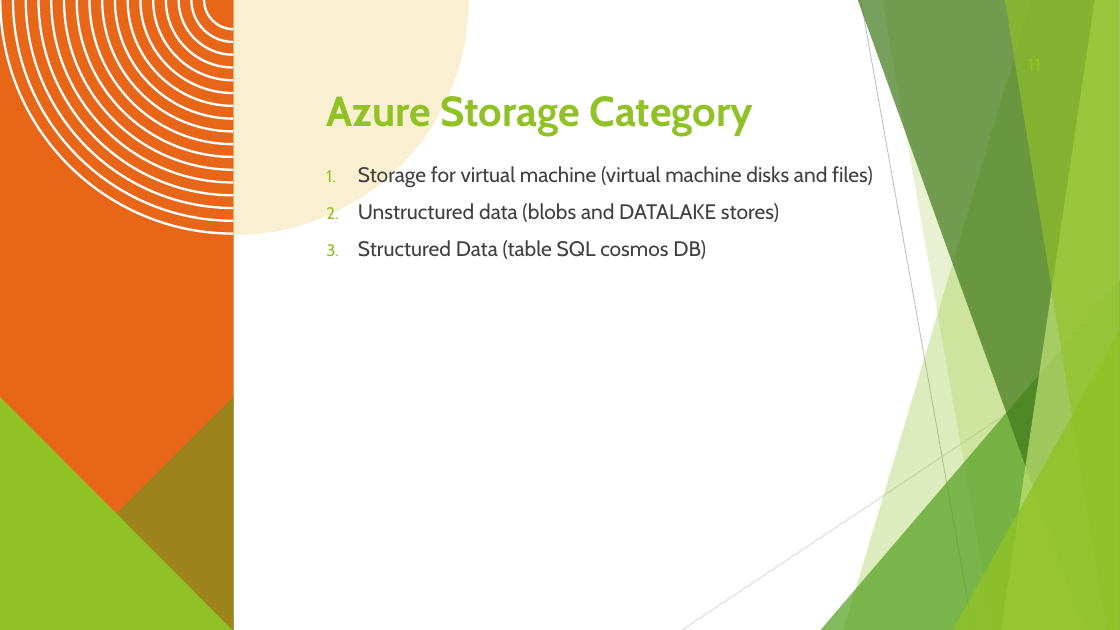
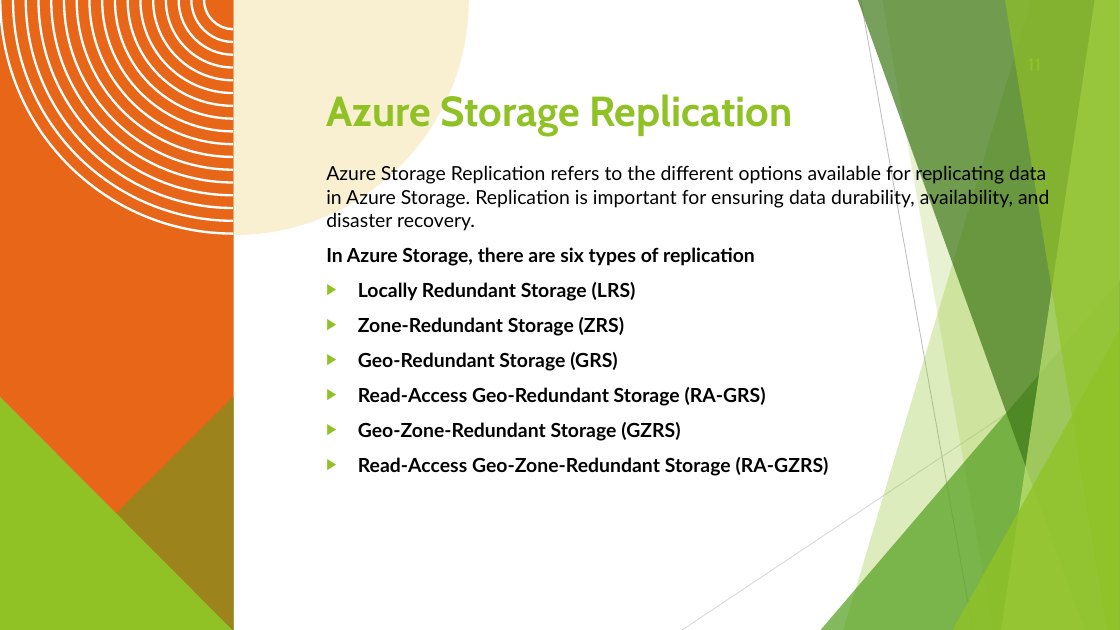
Before and after one commit to radhey24h/cloud-in-depth, a slide deck: slide 11 of azure-in-depth/Day-3-Azure-Storage/01-Azure-Storage.pptx. Drawn at 1120x630 pixels with LibreOffice and Linux fonts; fonts in the diff are those of the drawing. Boxes give left, top, right and bottom in pixels: in the first picture for what was removed or moved away, otherwise in the second. Text is boxed around its words. In the diff, an @@ line names an element or a change of style, - is before the commit and + after.

Commit message:
azure storage ppt completed

```diff
--- a/azure-in-depth/Day-3-Azure-Storage/01-Azure-Storage.pptx
+++ b/azure-in-depth/Day-3-Azure-Storage/01-Azure-Storage.pptx
@@ title at box(326, 91, 792, 136): text changed @@
-Azure Storage Category
+Azure Storage Replication
@@ text at box(326, 164, 1049, 476): text changed; size 18 to 16.6 pt; font Cabin to Lato; text colour #404040 to #000000; bold on @@
-1. Storage for virtual machine (virtual machine disks and files)
-2. Unstructured data (blobs and DATALAKE stores)
-3. Structured Data (table SQL cosmos DB)
+Azure Storage Replication refers to the different options available for replicating data in Azure Storage. Replication is important for ensuring data durability, availability, and disaster recovery.
+In Azure Storage, there are six types of replication
+▶ Locally Redundant Storage (LRS)
+▶ Zone-Redundant Storage (ZRS)
+▶ Geo-Redundant Storage (GRS)
+▶ Read-Access Geo-Redundant Storage (RA-GRS)
+▶ Geo-Zone-Redundant Storage (GZRS)
+▶ Read-Access Geo-Zone-Redundant Storage (RA-GZRS)
```
Also in this commit, not shown: 7 other slides changed, 1 slide added, 1 slide removed.
